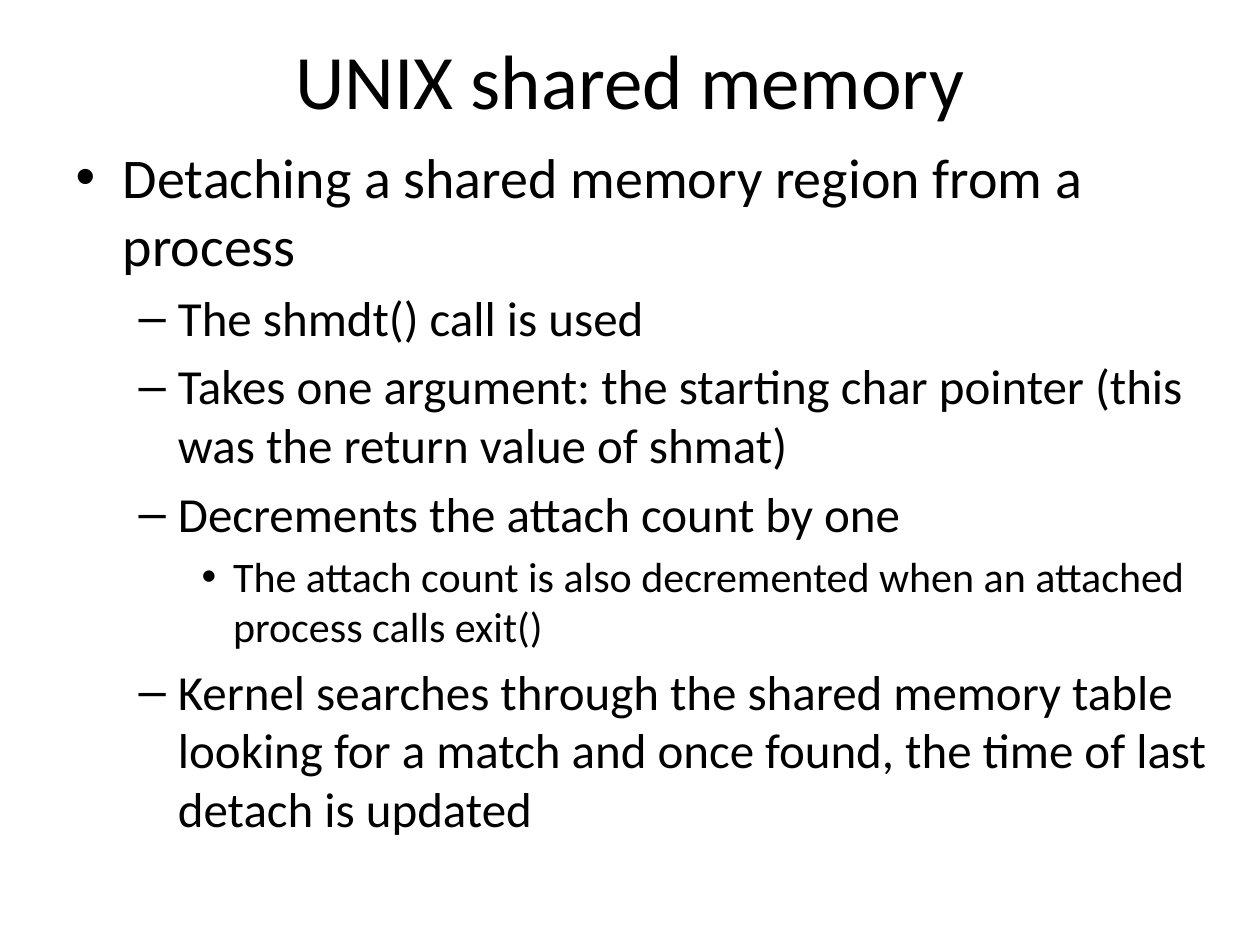
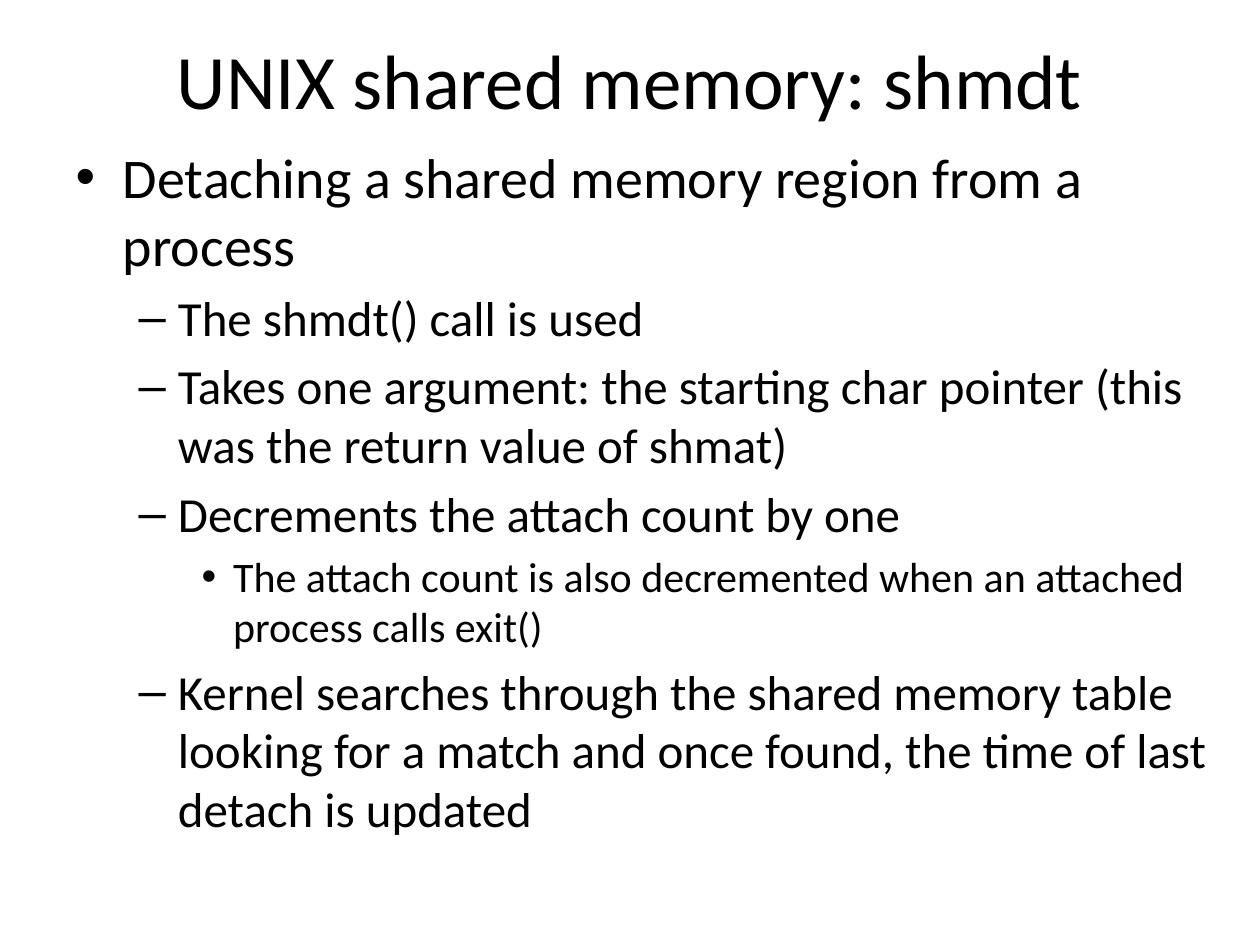
Before and after one commit to sidarth164/iitk-assignments, a slide deck: slide 47 of CS330/lectures/processes.pptx (slide 42 before the commit). Drawn at 1260x945 pixels with LibreOffice and Linux fonts; fonts in the diff are those of the drawing. Boxes give left, top, right and bottom in pixels: in the first picture for what was removed or moved away, otherwise in the second. Text is boxed around its words. In the diff, an @@ line names an element or a change of style, - is before the commit and + after.

```diff
--- a/CS330/lectures/processes.pptx
+++ b/CS330/lectures/processes.pptx
@@ title at (177, 55, 1082, 122): text changed @@
-UNIX shared memory
+UNIX shared memory: shmdt
```
Also in this commit, not shown: 9 other slides changed, 20 slides added, 31 other files.
